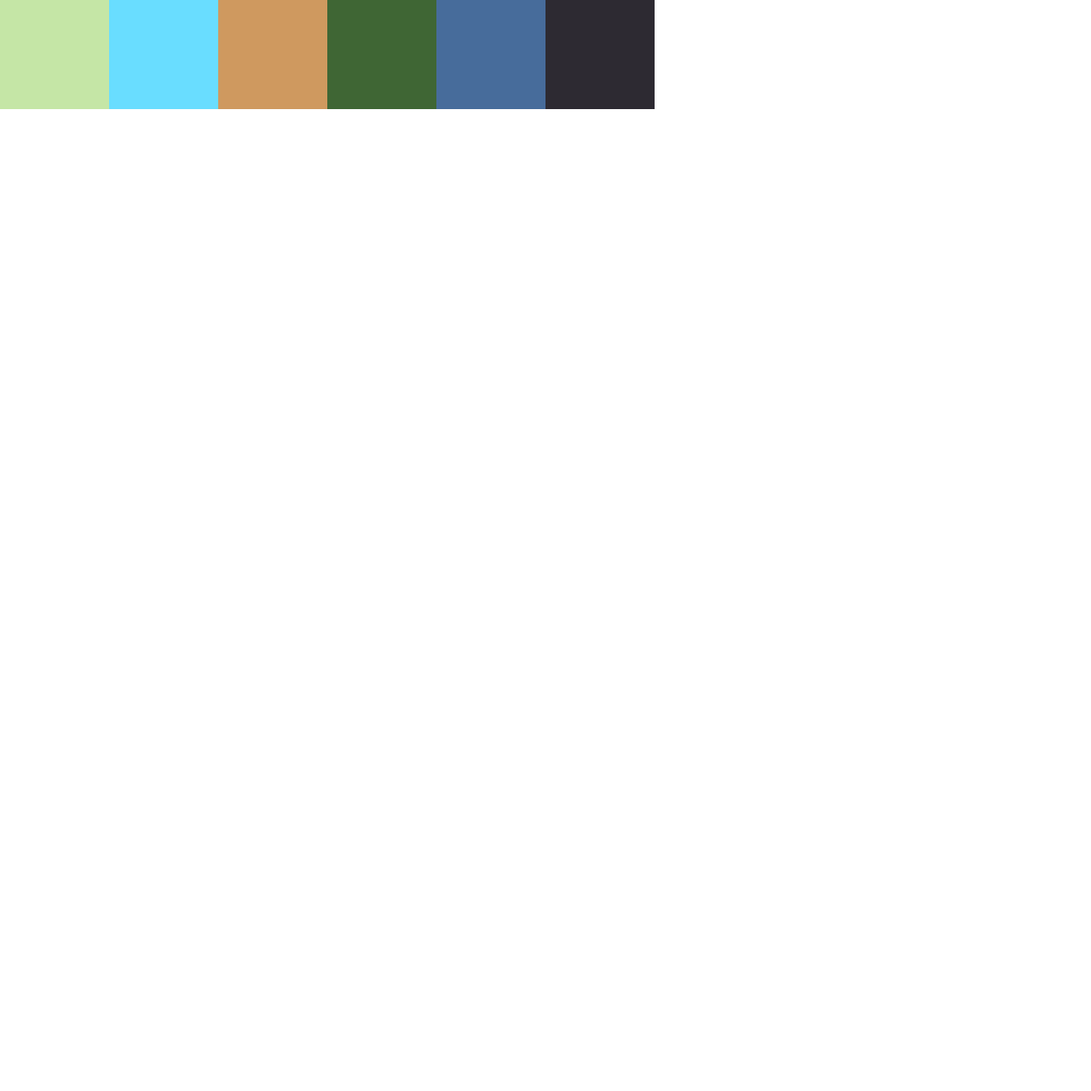
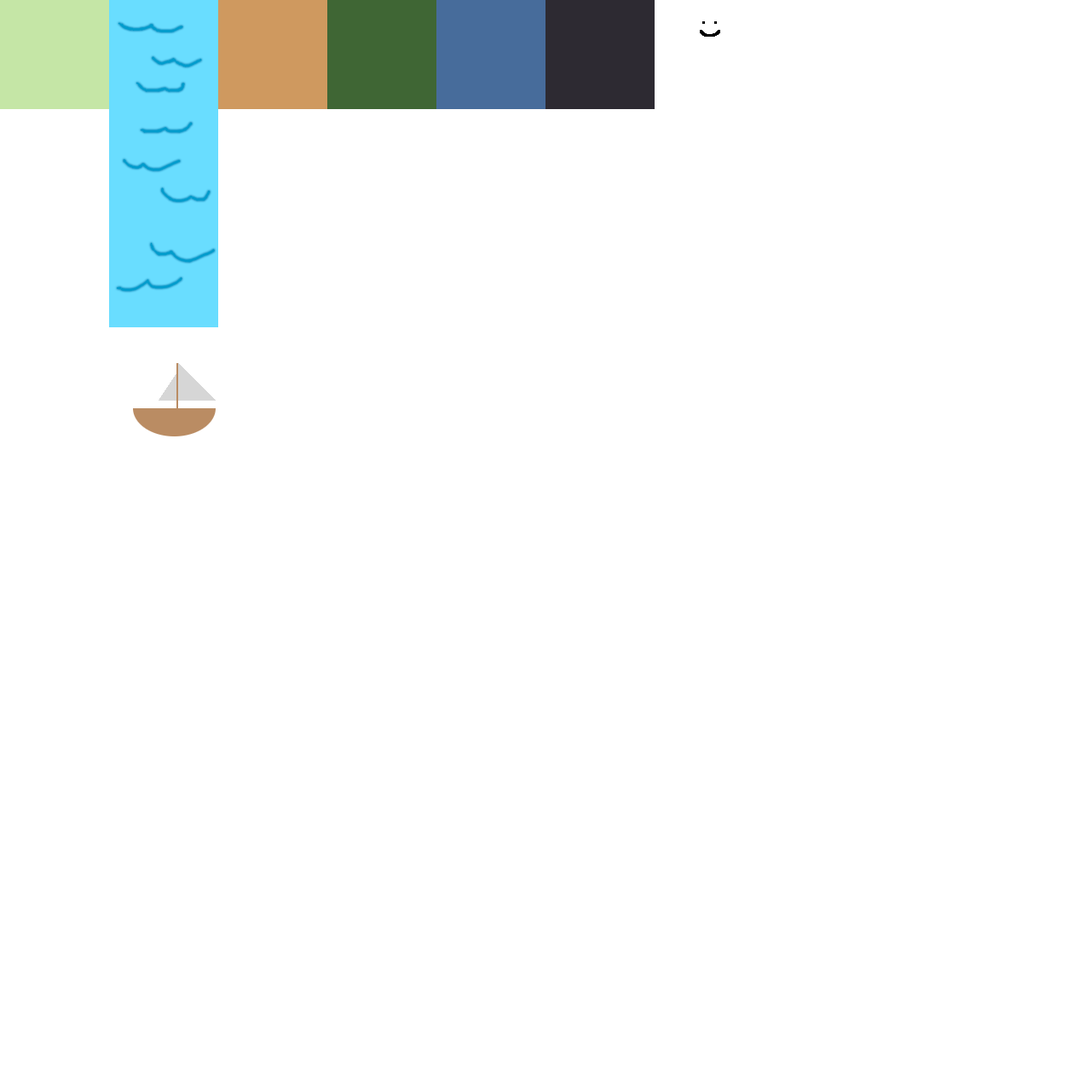
Layer changes from the first 1091×1091 image to the second:
painted on "Player" over (700, 21, 721, 37)
painted on "Water" over (109, 20, 219, 437)
